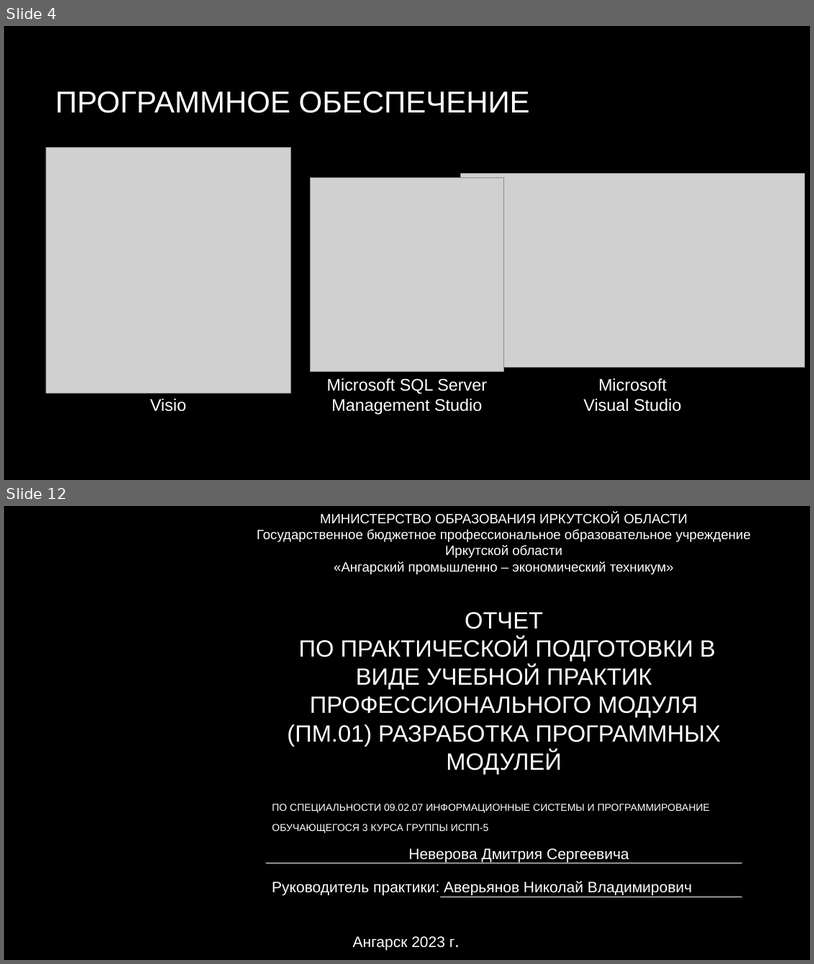
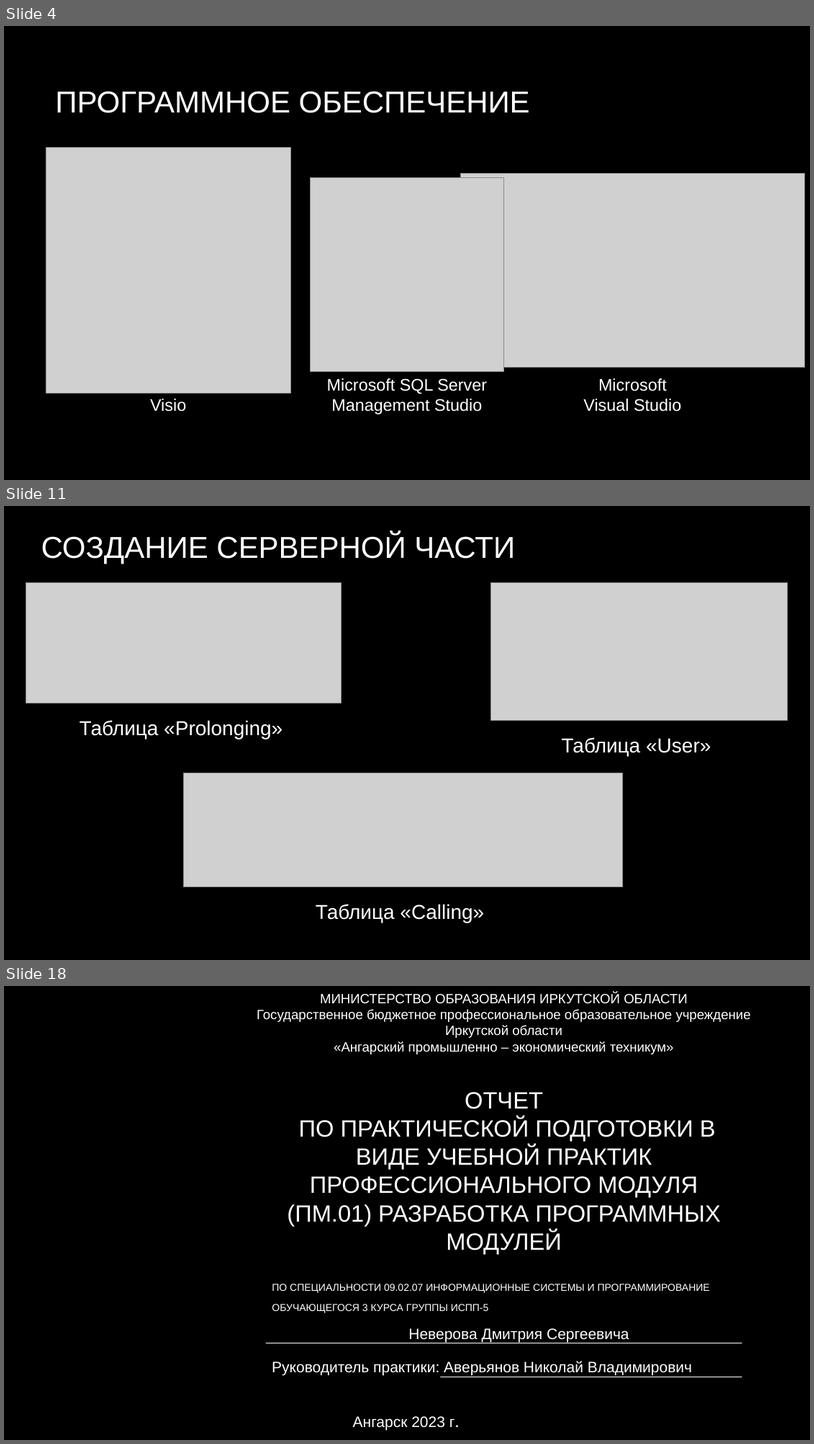
Before and after one commit to APET138/ISPP-5, a slide deck: Охрана квартир.pptx. Shown one above the other, each under a label of ours: slides 4 and 12 before the commit, slides 4, 11 and 18 after it; the slides between them are not shown. The pictures are 814x964 and 814x1444 pixels, drawn with LibreOffice and Linux fonts; fonts in the diff are those of the drawing; grey boxes stand for pictures; background and template pictures are left out. Boxes give left, top, right and bottom in pixels: in the first picture for what was removed or moved away, otherwise in the second. Text is boxed around its words. In the diff, an @@ line names an element or a change of style, - is before the commit and + after.

```diff
--- a/Охрана квартир.pptx
+++ b/Охрана квартир.pptx
@@ slide 11 added at box(4, 506, 810, 960), background picture (left out) @@
@@ title added at box(41, 534, 515, 564), 36 pt, text #FFFFFF @@
+СОЗДАНИЕ СЕРВЕРНОЙ ЧАСТИ
@@ picture added at box(26, 583, 342, 704) @@
@@ picture added at box(491, 583, 788, 720) @@
@@ text added at box(80, 720, 283, 739), 24 pt, text #FFFFFF @@
+Таблица «Prolonging»
@@ text added at box(562, 737, 711, 756), 24 pt, text #FFFFFF @@
+Таблица «User»
@@ picture added at box(184, 773, 623, 886) @@
@@ text added at box(316, 903, 484, 922), 24 pt, text #FFFFFF @@
+Таблица «Calling»
@@ what was slide 12 is now slide 18 @@
```
Also in this commit, not shown: 7 slides changed, 7 other slides added, 2 slides removed, 2 other files.
